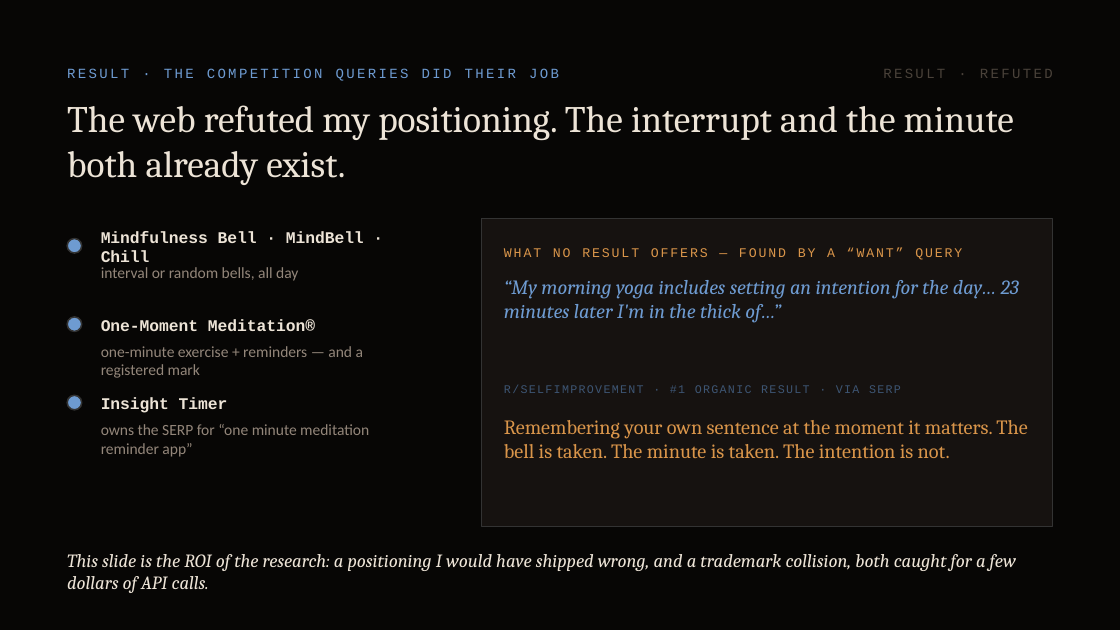
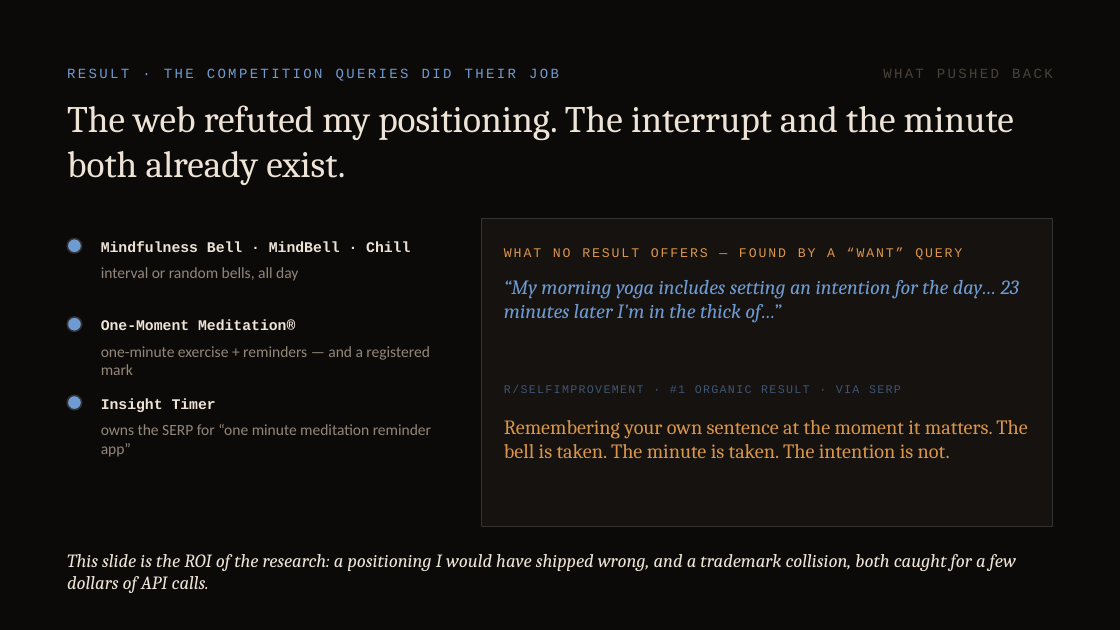
Before and after one commit to kewinzaq1/first-breath, a slide deck: slide 6 of docs/first-breath-how-it-works.pptx (slide 7 before the commit). Drawn at 1120x630 pixels with LibreOffice and Linux fonts; fonts in the diff are those of the drawing. Boxes give left, top, right and bottom in pixels: in the first picture for what was removed or moved away, otherwise in the second. Text is boxed around its words. In the diff, an @@ line names an element or a change of style, - is before the commit and + after.

```diff
--- a/docs/first-breath-how-it-works.pptx
+++ b/docs/first-breath-how-it-works.pptx
@@ background #070605 to #0C0A08 @@
@@ text at box(883, 69, 1053, 78): text changed @@
-RESULT · REFUTED
+WHAT PUSHED BACK
@@ text "one-minute exercise + reminders — ..." rewrapped from box(101, 346, 363, 378) to box(101, 346, 429, 375) @@
@@ size 10.5 to 9.5 pt in 3 elements at box(101, 241, 410, 252), box(101, 319, 295, 330), box(101, 398, 216, 412) @@
@@ text "owns the SERP for “one ..." rewrapped from box(101, 424, 369, 457) to box(101, 424, 431, 457) @@
```
Also in this commit, not shown: 8 other slides changed, 1 slide added, 1 slide removed, 14 other files.
